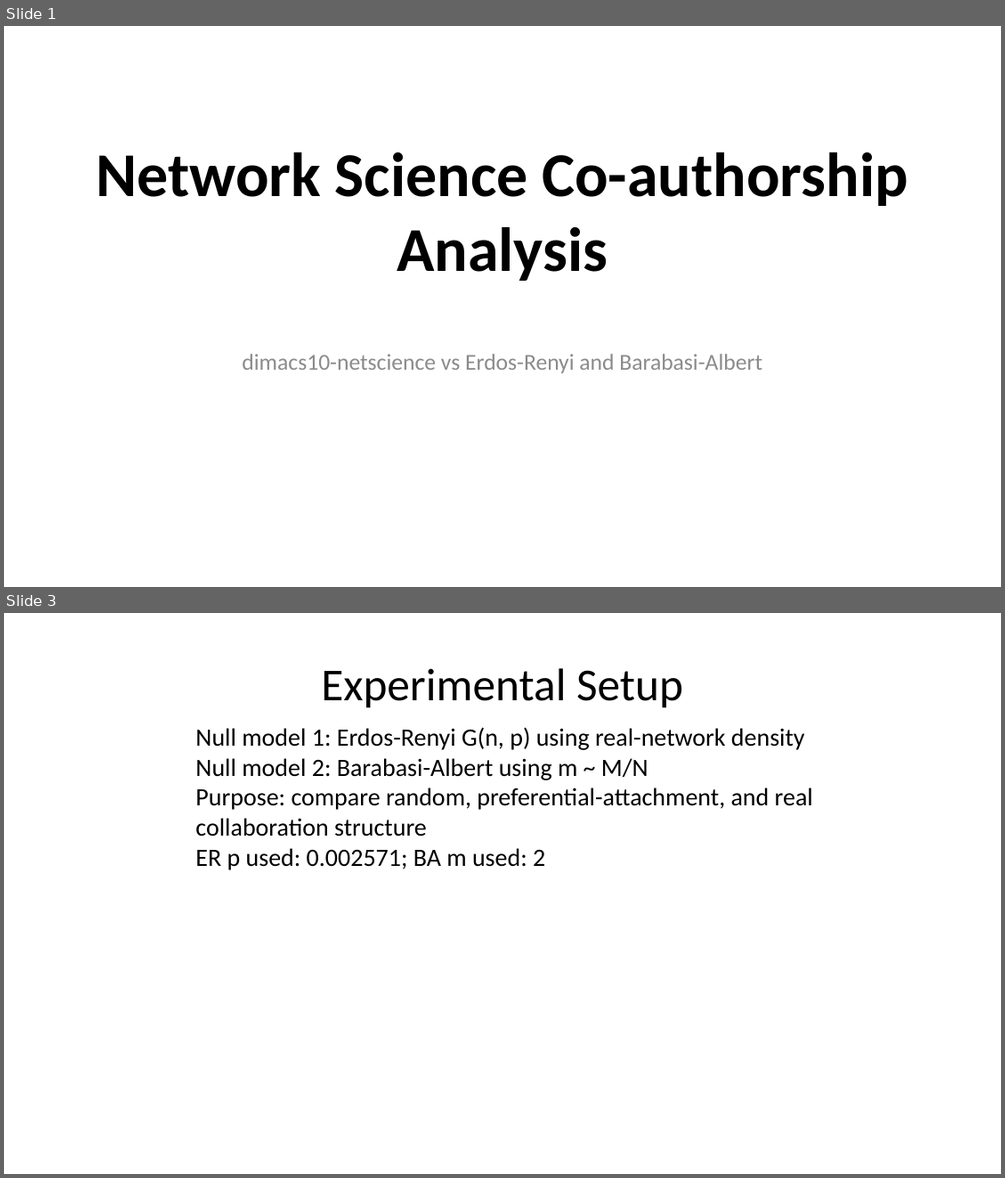
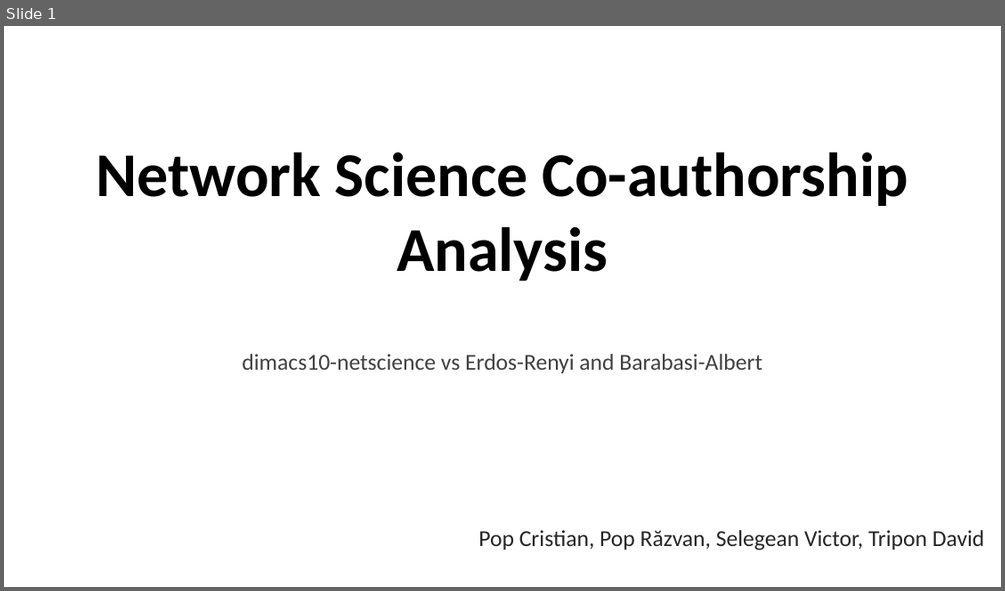
Before and after one commit to cristi-an-pop/graphs, a slide deck: NetworkScience_Presentation.pptx. Shown one above the other, each under a label of ours: slides 1 and 3 before the commit, slide 1 after it; the slides between them are not shown. The pictures are 1005x1178 and 1005x591 pixels, drawn with LibreOffice and Linux fonts; fonts in the diff are those of the drawing. Boxes give left, top, right and bottom in pixels: in the first picture for what was removed or moved away, otherwise in the second. Text is boxed around its words. In the diff, an @@ line names an element or a change of style, - is before the commit and + after.

```diff
--- a/NetworkScience_Presentation.pptx
+++ b/NetworkScience_Presentation.pptx
@@ slide 3 removed at (4, 613, 1001, 1174), background #FFFFFF @@
@@ title removed at (321, 668, 683, 708) @@
-Experimental Setup
@@ text removed at (195, 727, 813, 870) @@
-Null model 1: Erdos-Renyi G(n, p) using real-network density
-Null model 2: Barabasi-Albert using m ~ M/N
-Purpose: compare random, preferential-attachment, and real
-collaboration structure
-ER p used: 0.002571; BA m used: 2
@@ slide 1 changed as well @@
@@ subtitle "dimacs10-netscience vs Erdos-Renyi and Barabasi-Albert" at (242, 354, 762, 373): text colour #8C8C8C to #404040 @@
@@ text added at (478, 530, 985, 550), 22 pt, text #262626 @@
+Pop Cristian, Pop Răzvan, Selegean Victor, Tripon David
```
Also in this commit, not shown: 7 other slides changed, 1 slide added, 5 other slides removed.
